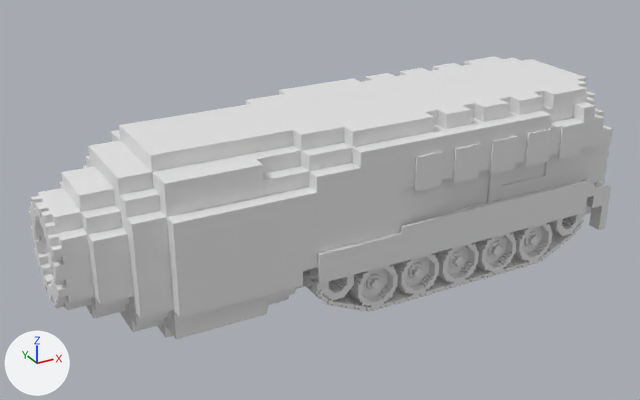
Two versions of the glTF model assets/models/tunnels/tunnel_machine.glb, one commit apart.
Both versions are drawn from a 50 mm lens placed at (-56.3, -97.1, 60.3), pointed at (-2.4, 0.8, 11.3). Every picture has the same lights, and +X, +Y and +Z are marked at lower left. Where no turn or scale is listed for an object, it has been applied to the vertices. Vertices at the same position are counted once.

The first picture shows 'cuerpo', 'drill1', 'drill2', 'drill3', 'drill4', 'drill5', 'oruga1', 'ruedas'.
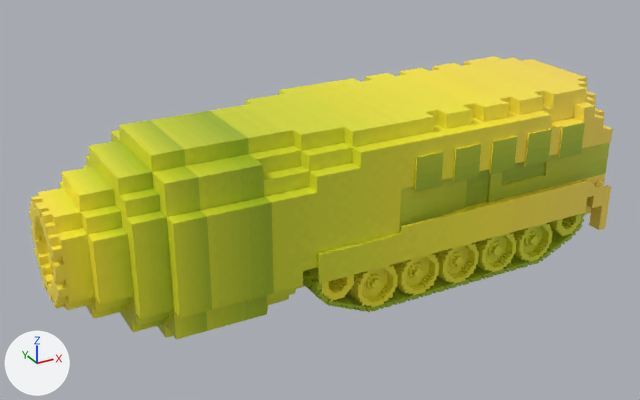
Patch to the scene script:
```diff
--- a/assets/models/tunnels/tunnel_machine.glb.py
+++ b/assets/models/tunnels/tunnel_machine.glb.py
@@ me_cubo_014 @@
 me_cubo_014.from_pydata(...)  # 2363 vertices, 4734 faces; spans x -31.0..25.0, y -12.7..12.7, z -2.0..22.0
+# me_cubo_014 part 1: texture (UV) coordinates of 4734 of 4734 faces, centred in x -31.0..25.0, y -12.7..12.7, z -2.0..22.0, changed; they spanned u 0.0..0.88, v 0.0..1.0 and now span u 0.56..0.62, v 0.0..0.24
+me_cubo_014.materials.append(mat_material_004)  # picture img_colormap_tunnel
@@ me_cubo_017 @@
 me_cubo_017.from_pydata(...)  # 241 vertices, 478 faces; spans x -8.0..0.0, y -12.0..12.0, z -12.0..12.0
+me_cubo_017.materials.append(mat_material_004)  # picture img_colormap_tunnel
@@ me_cubo_023 @@
 me_cubo_023.from_pydata(...)  # 40 vertices, 76 faces; spans x -4.0..0.0, y -12.0..12.0, z -12.0..12.0
+# me_cubo_023 part 2: texture (UV) coordinates of 76 of 76 faces, centred in x -4.0..0.0, y -12.0..12.0, z -12.0..12.0, changed; they spanned u 0.12..0.88, v 0.0..1.0 and now span u 0.57..0.62, v 0.02..0.11
+me_cubo_023.materials.append(mat_material_004)  # picture img_colormap_tunnel
@@ me_cubo_022 @@
 me_cubo_022.from_pydata(...)  # 40 vertices, 76 faces; spans x -4.0..0.0, y -10.0..10.0, z -10.0..10.0
+# me_cubo_022 part 3: texture (UV) coordinates of 76 of 76 faces, centred in x -4.0..0.0, y -10.0..10.0, z -10.0..10.0, changed; they spanned u 0.4..0.6, v 0.02..0.06 and now span u 0.57..0.62, v 0.03..0.12
+me_cubo_022.materials.append(mat_material_004)  # picture img_colormap_tunnel
@@ me_cubo_020 @@
 me_cubo_020.from_pydata(...)  # 40 vertices, 76 faces; spans x -4.0..0.0, y -8.0..8.0, z -8.0..8.0
+# me_cubo_020 part 4: texture (UV) coordinates of 76 of 76 faces, centred in x -4.0..0.0, y -8.0..8.0, z -8.0..8.0, changed; they spanned u 0.42..0.58, v 0.04..0.08 and now span u 0.58..0.61, v 0.06..0.17
+me_cubo_020.materials.append(mat_material_004)  # picture img_colormap_tunnel
@@ me_cubo_018 @@
 me_cubo_018.from_pydata(...)  # 2595 vertices, 4806 faces; spans x -4.0..0.0, y -6.0..6.0, z -6.0..6.0
+# me_cubo_018 part 5
+# 30 faces are deleted
+# 30 new faces join them
+# me_cubo_018 part 6: 4776 faces spanning x -4.0..0.0, y -6.0..6.0, z -6.0..6.0 switch from no material to mat_material_004 (picture img_colormap_tunnel)
@@ me_plano_001 @@
 me_plano_001.from_pydata(...)  # 12780 vertices, 25200 faces; spans x -22.0..22.7, y -1.8..2.2, z -4.0..4.7
+# me_plano_001 part 7: texture (UV) coordinates of 25200 of 25200 faces, centred in x -22.0..22.7, y -1.8..2.2, z -4.0..4.7, changed; they spanned u 0.12..0.46, v 0.0..1.0 and now span u 0.57..0.62, v 0.0..0.05
+me_plano_001.materials.append(mat_material_004)  # picture img_colormap_tunnel
@@ me_cubo_001 @@
 me_cubo_001.from_pydata(...)  # 6020 vertices, 12028 faces; spans x -21.7..21.7, y -1.9..2.1, z -3.3..4.0
+# me_cubo_001 part 8: texture (UV) coordinates of 12028 of 12028 faces, centred in x -21.7..21.7, y -1.9..2.1, z -3.3..4.0, changed; they spanned u 0.54..0.54, v 0.83..0.9 and now span u 0.59..0.6, v 0.09..0.16
+me_cubo_001.materials.append(mat_material_004)  # picture img_colormap_tunnel
```

Where the change shows, as pixel boxes [x1, y1, x2, y2] in the pictures (640 x 400 px; the box of a moved part takes in the faces that stretch with it):
'cuerpo', recoloured, surface changed (white to yellow): [210, 57, 613, 310] in both
'drill1', recoloured (grey to yellow): [150, 111, 274, 331] in both
'drill2', recoloured, surface changed (grey to yellow): [111, 120, 212, 339] in both
'drill3', recoloured, surface changed (grey to yellow): [83, 141, 174, 332] in both
'ruedas', recoloured, surface changed (grey to yellow): [322, 214, 582, 307] in both
'drill4', recoloured, surface changed (grey to yellow): [59, 166, 134, 319] in both
'oruga1', recoloured, surface changed (grey to green): [303, 213, 585, 312] in both
part 5 of me_cubo_018, moved or reshaped: [58, 228, 87, 290] in both
part 6 of me_cubo_018, recoloured (grey to yellow): [29, 188, 95, 310] in both
